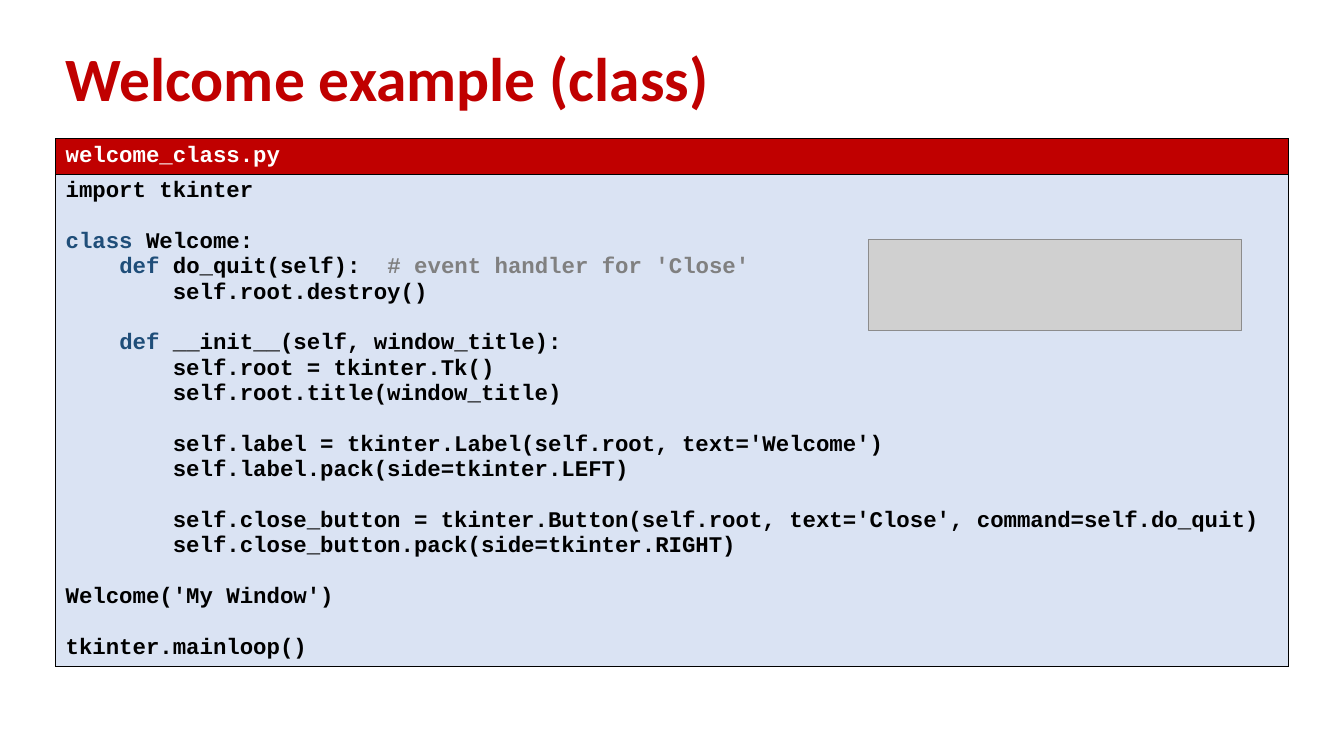
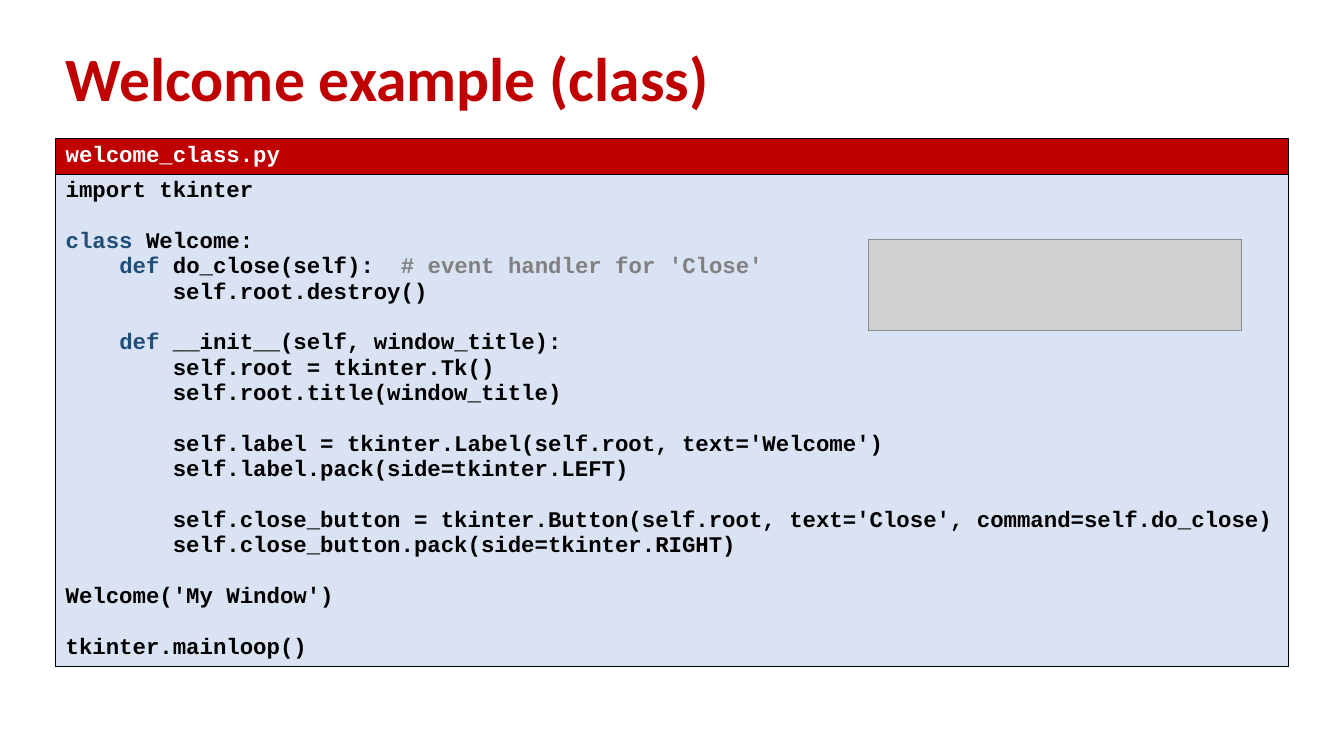
Before and after one commit to gsbrodal/gsbrodal.github.io, a slide deck: slide 10 of ipsa/slides/gui.pptx. Drawn at 1344x756 pixels with LibreOffice and Linux fonts; fonts in the diff are those of the drawing; grey boxes stand for pictures. Boxes give left, top, right and bottom in pixels: in the first picture for what was removed or moved away, otherwise in the second. Text is boxed around its words. In the diff, an @@ line names an element or a change of style, - is before the commit and + after.

```diff
--- a/ipsa/slides/gui.pptx
+++ b/ipsa/slides/gui.pptx
@@ table at box(55, 139, 1289, 697) @@
-row 2, column 1: import tkinter / class Welcome: / def do_quit(self): # event handler for 'Close' / self.root.destroy() / def __init__(self, window_title): / self.root = tkinter.Tk() / self.root.title(window_title) / self.label = tkinter.Label(self.root, text='Welcome') / self.label.pack(side=tkinter.LEFT) / self.close_button = tkinter.Button(self.root, text='Close', command=self.do_quit) / self.close_button.pack(side=tkinter.RIGHT) / Welcome('My Window') / tkinter.mainloop()
+row 2, column 1: import tkinter / class Welcome: / def do_close(self): # event handler for 'Close' / self.root.destroy() / def __init__(self, window_title): / self.root = tkinter.Tk() / self.root.title(window_title) / self.label = tkinter.Label(self.root, text='Welcome') / self.label.pack(side=tkinter.LEFT) / self.close_button = tkinter.Button(self.root, text='Close', command=self.do_close) / self.close_button.pack(side=tkinter.RIGHT) / Welcome('My Window') / tkinter.mainloop()
```
Also in this commit, not shown: 1 other slide changed, 4 other files.
